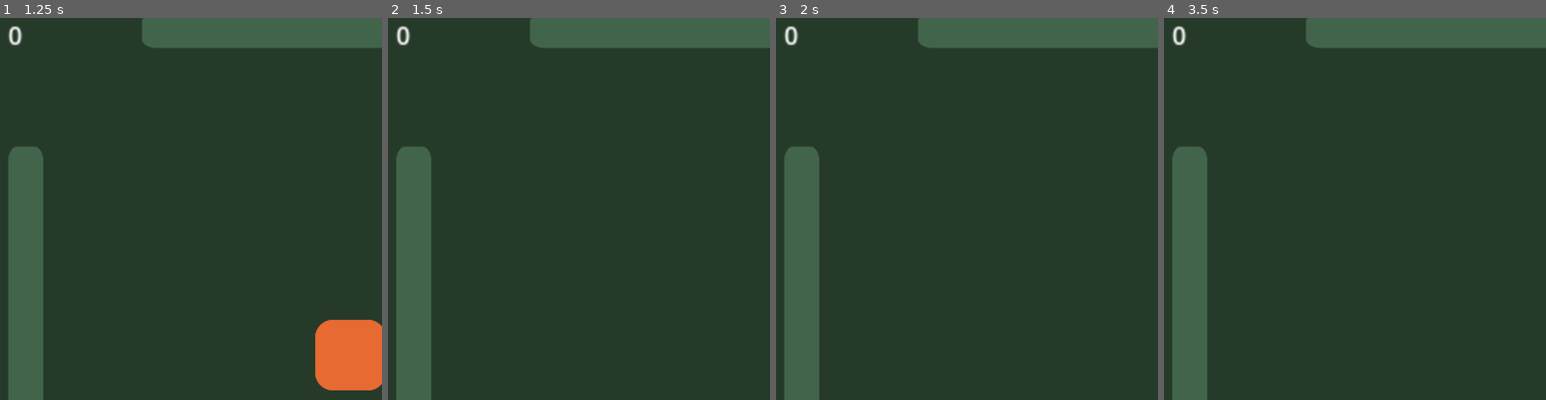
Above: before the commit, frames 1-4 (left to right).
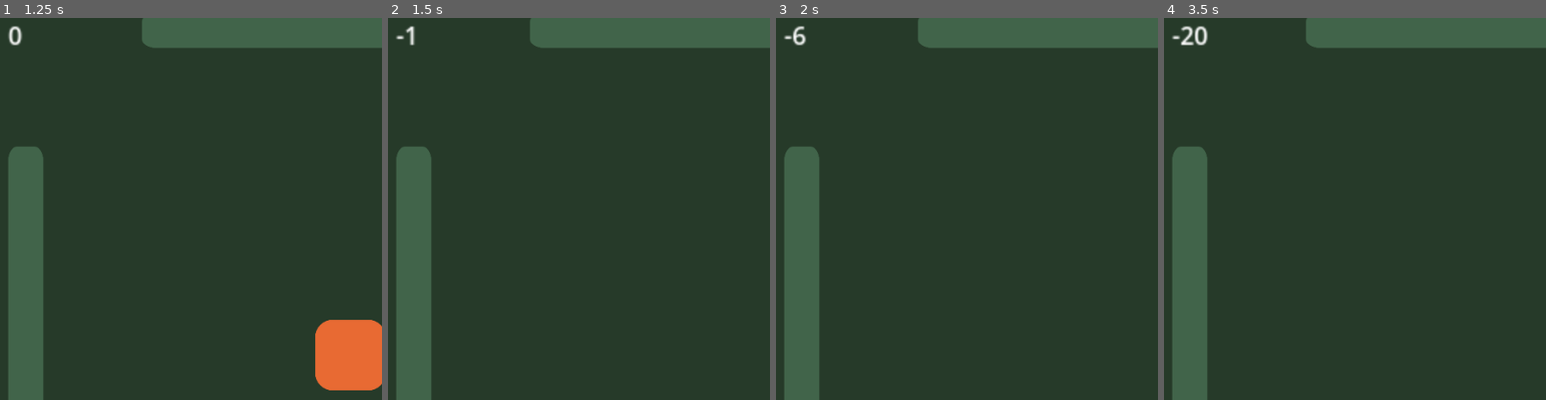
Above: after the commit, the same moments.

Repository: StrangerTNY/HAW_IS_Projekt
Game: Godot game, scene res://src/scenes/main.tscn
Two runs of this game, one before a commit and one after it. Both use one fixed random seed, a clock stepped at 60 frames per second and the inputs below. Sound files missing from this copy of the repository are replaced by a short silence.
Inputs:
- Up to frame 1 (1.25 s): click "Start" at 0.5 s
- Up to frame 2 (1.5 s): hold Right (ui_right) from 1.28 s (still down)
- Up to frame 3 (2 s): keep holding Right (ui_right)
- Up to frame 4 (3.5 s): release Right (ui_right) at 2.03 s; hold Down (ui_down) 2.03-2.78 s; hold Right (ui_right) from 2.78 s (still down)
The pictures show only the part of the screen within x 4-54%, y 6-56%; the shares and areas given below are measured in that part.

Frame 1 is identical in both runs. In frame 2, 0.2% of the frame differs, in the area x 2-7%, y 2-8%; in frame 3, 0.2%; in frame 4, 0.4%, in the area x 2-12%, y 2-8%.

Commit message:
Kleine Anpassungen
Bug Fix: Wenn zu früh ausgelöst wurde die Farbe nicht zurückgesetzt
Abzüge wenn eine nicht verfärbte Wand getroffen wird

Diff:
--- a/src/scenes/walls.tscn
+++ b/src/scenes/walls.tscn
@@ -1,4 +1,4 @@
-[gd_scene load_steps=3 format=3]
+[gd_scene load_steps=3 format=3 uid="uid://c4dc78pfup67p"]
 
 [ext_resource type="Script" path="res://src/scripts/walls.gd" id="1_hcgos"]
 [ext_resource type="PackedScene" uid="uid://own3dwc2fwhw" path="res://src/scenes/one_wall.tscn" id="1_oksso"]
--- a/src/scripts/single_wall.gd
+++ b/src/scripts/single_wall.gd
@@ -36,10 +36,13 @@
 		# gbValue = 1
 
 		if hitMe:
+			tweenColorChange.stop()
 			get_node("/root/Gobal").pointScore()
 			tweenColorChange = create_tween()
 			tweenColorChange.tween_property($Sprite,"modulate",Color(1, 1, 1, 1),0.02)
 			hitMe = false
+		else:
+			Gobal.score -= 1
 		# modulate = Color(1, 1, 1, 1)
 #		changeColor = false
 
Not shown, changed: export_presets.cfg
Not shown: 1 places in src/scenes/test_level.tscn that only renumber resources
